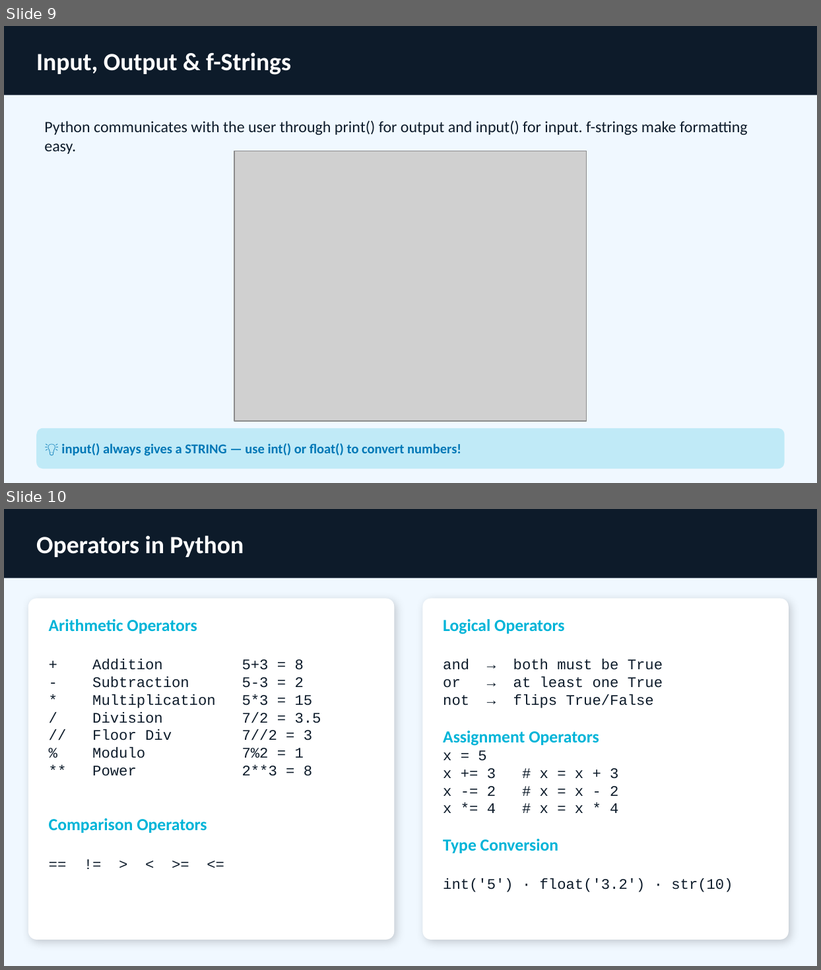
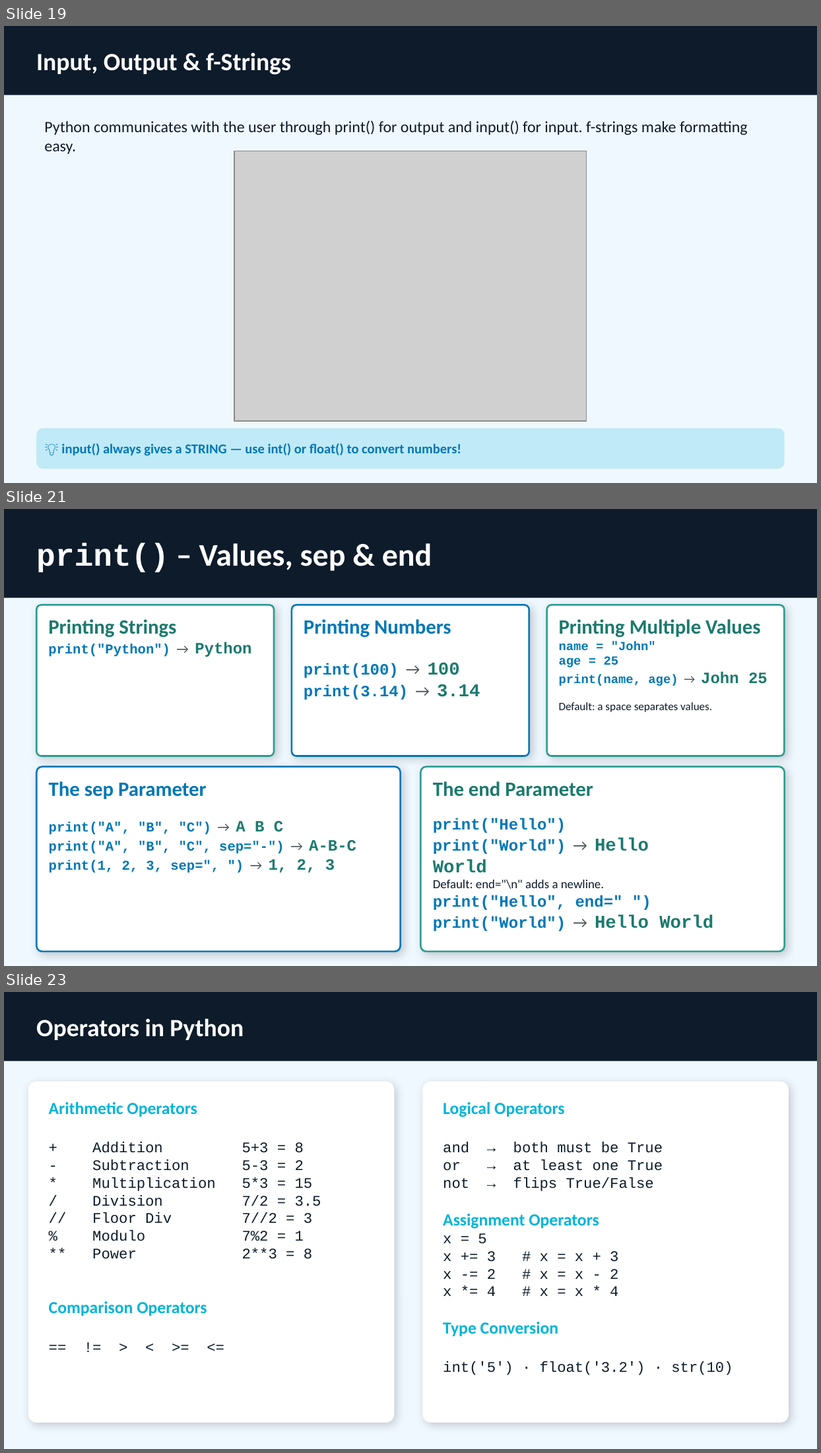
Before and after one commit to GursimranjeetSingh/2b-Academy, a slide deck: Presentations/2b_Academy_Week1.pptx. Shown one above the other, each under a label of ours: slides 9 and 10 before the commit, slides 19, 21 and 23 after it; the slides between them are not shown. The pictures are 821x970 and 821x1453 pixels, drawn with LibreOffice and Linux fonts; fonts in the diff are those of the drawing; grey boxes stand for pictures. Boxes give left, top, right and bottom in pixels: in the first picture for what was removed or moved away, otherwise in the second. Text is boxed around its words. In the diff, an @@ line names an element or a change of style, - is before the commit and + after.

```diff
--- a/Presentations/2b_Academy_Week1.pptx
+++ b/Presentations/2b_Academy_Week1.pptx
@@ slide 21 added at box(4, 509, 817, 966), background #F0F8FF @@
@@ rectangle added at box(4, 509, 817, 597), fill #0D1B2A @@
@@ text added at box(36, 543, 432, 572), 28 pt, text #FFFFFF, bold @@
+print() – Values, sep & end
@@ rounded rectangle added at box(36, 605, 274, 757), fill #FFFFFF, outline #2A9D8F 1.5 pt, 12 pt, text #1B7A6E, bold @@
+Printing Strings
+print("Python") → Python
@@ rounded rectangle added at box(292, 605, 529, 757), fill #FFFFFF, outline #0077B6 1.5 pt, 14 pt, text #0077B6, bold @@
+Printing Numbers
+print(100) → 100
+print(3.14) → 3.14
@@ rounded rectangle added at box(547, 605, 785, 757), fill #FFFFFF, outline #2A9D8F 1.5 pt, 11 pt, text #0077B6, bold @@
+Printing Multiple Values
+name = "John"
+age = 25
+print(name, age) → John 25
+Default: a space separates values.
@@ rounded rectangle added at box(36, 767, 401, 951), fill #FFFFFF, outline #0077B6 1.5 pt, 12 pt, text #0077B6, bold @@
+The sep Parameter
+print("A", "B", "C") → A B C
+print("A", "B", "C", sep="-") → A-B-C
+print(1, 2, 3, sep=", ") → 1, 2, 3
@@ rounded rectangle added at box(420, 767, 785, 951), fill #FFFFFF, outline #2A9D8F 1.5 pt, 14 pt, text #0077B6, bold @@
+The end Parameter
+print("Hello")
+print("World") → Hello
+World
+Default: end="\n" adds a newline.
+print("Hello", end=" ")
+print("World") → Hello World
@@ what was slide 9 is now slide 19 @@
@@ what was slide 10 is now slide 23 @@
```
Also in this commit, not shown: 18 other slides added, 2 slides removed.
